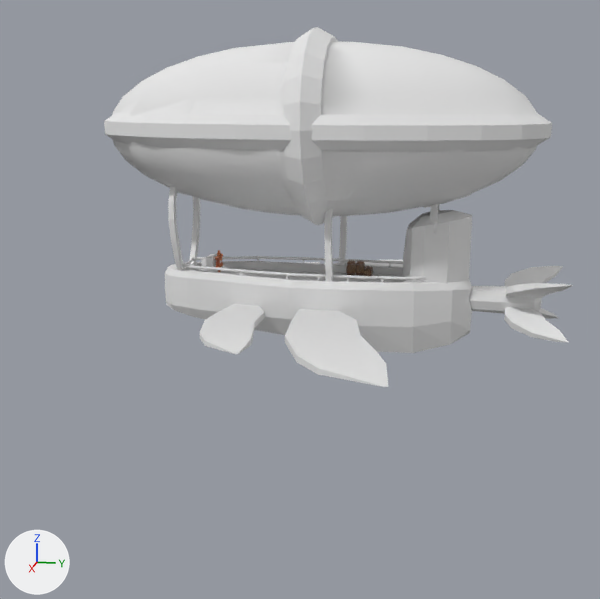
An edit to the Blender file Modèles 3D/Map/Constructions/Aéronef/Le modéle/Aéronef.blend, drawn before and after from the same camera.
Camera for both pictures: a 50 mm lens placed at (7.21, 1.3, 3.16), pointed at (-0.38, -0.22, 1.27). The lights are fixed; the arrows at lower left show +X, +Y and +Z.

Names of what the first picture shows: 'Aeronef', 'Guidon', 'Tonneau', 'Tonneau.001', 'Tonneau.002'.
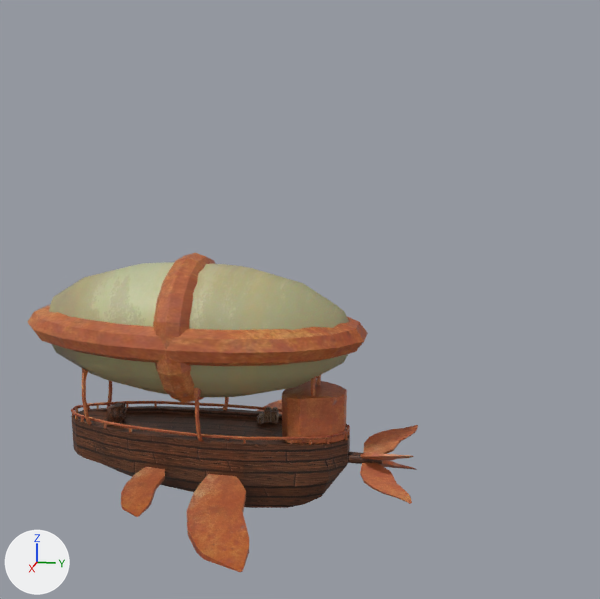
Patch to the scene script:
```diff
--- a/Modèles 3D/Map/Constructions/Aéronef/Le modéle/Aéronef.blend.py
+++ b/Modèles 3D/Map/Constructions/Aéronef/Le modéle/Aéronef.blend.py
@@ me_cube_003 @@
 # used by ob_guidon; location = (-0.57, -1.15, 1.7); scale = (0.118, 0.118, 0.118)
-me_cube_003.from_pydata(...)  # 124 vertices, 121 faces; spans x -0.5..1.09, y 0.59..0.84, z -1.96..-0.13
-me_cube_003.materials.append(mat_métal_jpg_001)  # picture img_métal_jpg_001
+me_cube_003.from_pydata(...)  # 204 vertices, 180 faces; spans x -1.62..1.77, y -1.14..1.6, z -1.34..1.88
+# me_cube_003 part 1
+# 138 vertices are added at x -1.62..1.77, y -1.14..1.48, z -1.34..1.88
+# 36 new vertices lie (0.0, 0.2, 0.0) away from vertices in x -1.22..1.37, y 1.2, z -0.94..1.48
+# 18 new vertices lie (0.0, 0.1, 0.0) away from vertices in x -1.62..1.77, y 1.25, z -1.34..1.88
+# 172 new faces join them
+# me_cube_003 part 2: the surface is now shaded smooth
+me_cube_003.materials.append(mat_coque_jpg)  # picture img_coque_jpg
@@ ob_aeronef @@
-ob_aeronef = bpy.data.objects.new('Aeronef', me_cube)
@@ ob_tonneau_002 @@
-ob_tonneau_002 = bpy.data.objects.new('Tonneau.002', me_cube_002)
@@ ob_tonneau_001 @@
-ob_tonneau_001 = bpy.data.objects.new('Tonneau.001', me_cube_001)
@@ ob_tonneau @@
-ob_tonneau = bpy.data.objects.new('Tonneau', me_cube_005)
@@ ob_guidon @@
 ob_guidon = bpy.data.objects.new('Guidon', me_cube_003)
-ob_guidon.location = (-0.57, -1.15, 1.7)
-ob_guidon.scale = (0.118, 0.118, 0.118)
+ob_guidon.location = (0.0, -2.0, 0.11)
+ob_guidon.scale = (0.0643, 0.0643, 0.0643)
@@ ob_cablage @@
+ob_cablage = bpy.data.objects.new('Cablage', me_cylinder_001)  # 150 vertices, 130 faces; spans x -36.0..15.4, y -1.8..111.0, z -1.6..29.4; in mat_métal_jpg_001 (picture img_métal_jpg_001)
+ob_cablage.location = (0.2, -2.17, 0.1)
+ob_cablage.scale = (0.0199, 0.0199, 0.0199)
@@ ob_ballon @@
+ob_ballon = bpy.data.objects.new('Ballon', me_sphere)  # a UV sphere (16 segments, 8 rings, poles along z) spanning x -1.0..1.0, y -1.0..1.0, z -1.0..1.0; in mat_ballon_jpg (picture img_ballon_jpg)
+ob_ballon.location = (0.0, -1.15, 1.03)
+ob_ballon.scale = (0.634, 1.54, 0.635)
@@ ob_baril @@
+ob_baril = bpy.data.objects.new('Baril', me_cube_004)  # 126 vertices, 120 faces; spans x -0.323..-0.161, y -3.75..-3.545, z -0.582..-0.421; in mat_tonneau_jpg (picture img_tonneau_jpg)
+ob_baril.location = (-0.01, 3.14, 0.61)
@@ ob_torus2 @@
+ob_torus2 = bpy.data.objects.new('Torus2', me_torus_001)  # 162 vertices, 162 faces; spans x -1.25..1.25, y -1.29..1.29, z -0.25..0.25; in mat_métal_jpg_001 (picture img_métal_jpg_001)
+ob_torus2.location = (0.01, -1.16, 1.04)
+ob_torus2.scale = (0.591, 1.26, 0.663)
@@ ob_torus1 @@
+ob_torus1 = bpy.data.objects.new('Torus1', me_torus_002)  # a torus around z (ring radius 1.01, tube radius 0.25) spanning x -1.25..1.25, y -1.23..1.23, z -0.25..0.25; in mat_métal_jpg_001 (picture img_métal_jpg_001)
+ob_torus1.location = (0.01, -1.16, 1.04)
+ob_torus1.rotation_euler = (-1.569, 0.000318, -0.00244)  # degrees (-90, 0, -0.1)
+ob_torus1.scale = (0.591, 0.563, 0.663)
@@ ob_elisse @@
+ob_elisse = bpy.data.objects.new('Elisse', me_cube_003_1)  # 256 vertices, 244 faces; spans x -24.0..22.6, y -30.6..6.0, z -16.0..13.6; in mat_métal_jpg_001 (picture img_métal_jpg_001)
+ob_elisse.location = (0.09, 0.53, -0.21)
+ob_elisse.rotation_euler = (0.0, 0.565, 0.0)  # degrees (0, 32, 0)
+ob_elisse.scale = (0.0694, 0.0694, 0.0694)
@@ ob_coque @@
+ob_coque = bpy.data.objects.new('Coque', me_cube_001_1)  # 182 vertices, 171 faces; spans x -1.86..1.88, y -11.18..2.64, z -2.15..1.15; in mat_coque_jpg (picture img_coque_jpg)
+ob_coque.location = (0.0, 0.05, -0.17)
+ob_coque.scale = (0.223, 0.223, 0.223)
@@ ob_barre @@
+ob_barre = bpy.data.objects.new('Barre', me_cube_002_1)  # 332 vertices, 288 faces; spans x -2.5..2.5, y -15.0..2.2, z -1.0..2.0; in mat_métal_jpg_001 (picture img_métal_jpg_001)
+ob_barre.location = (0.01, -0.03, 0.18)
+ob_barre.scale = (0.161, 0.161, 0.161)
```

Pixel boxes [x1, y1, x2, y2] of what changed, in the pictures (600 x 599 px):
'Aeronef', deleted: before [104, 27, 573, 387]
'Ballon', added (beige): after [49, 262, 349, 398]
'Coque', added (brown): after [71, 406, 383, 508]
'Torus2', added (brown): after [28, 305, 368, 366]
'Elisse', added (brown): after [121, 399, 418, 572]
'Barre', added (brown): after [71, 380, 350, 445]
'Torus1', added (brown): after [153, 253, 215, 402]
'Cablage', added (brown): after [82, 368, 321, 441]
'Guidon', reshaped, moved, rescaled: before [215, 250, 223, 272]; after [107, 402, 127, 424]
'Baril', added: after [257, 407, 279, 424]
'Tonneau.002', deleted: before [346, 260, 356, 275]
'Tonneau.001', deleted: before [355, 261, 365, 275]
'Tonneau', deleted: before [364, 266, 373, 276]
part 1 of me_cube_003, added: after [107, 402, 127, 424]
